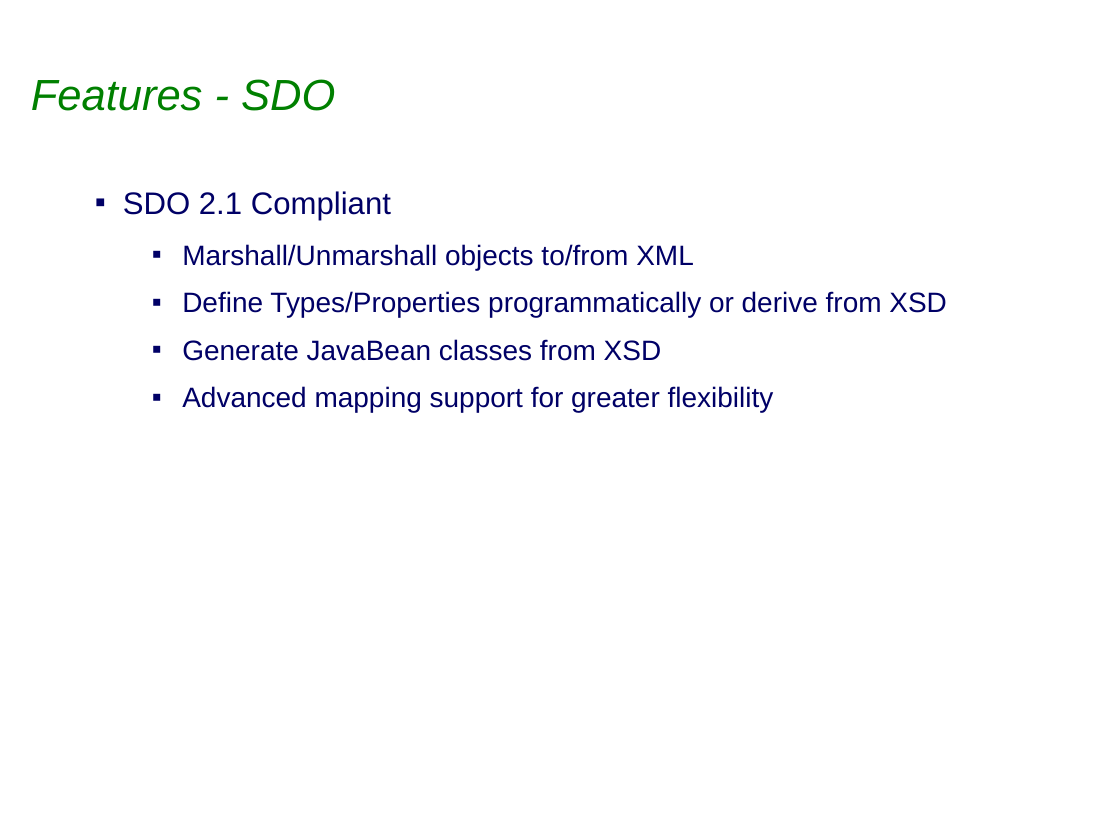
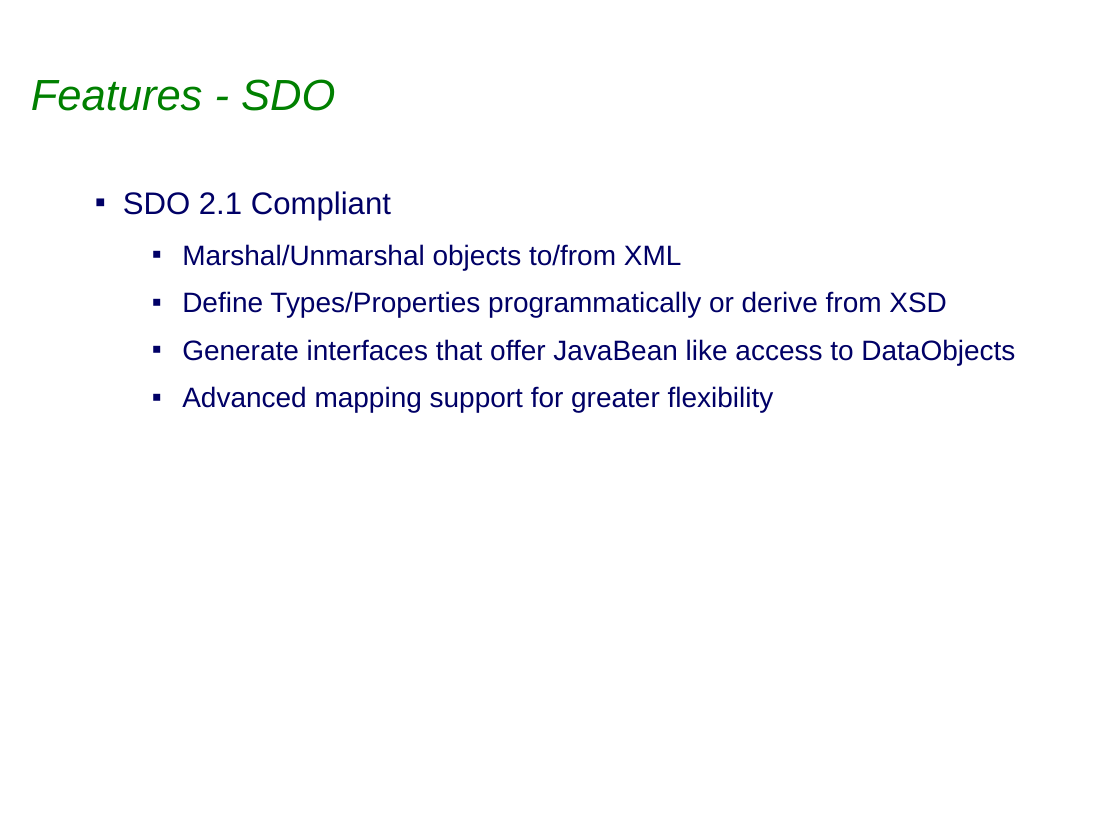
Before and after one commit to bfg-repo-cleaner-demos/eclipselink.runtime-bfg-strip-big-blobs, a slide deck: slide 13 of project-admin/Graduation_Release_Review.ppt. Drawn at 1120x840 pixels with LibreOffice and Linux fonts; fonts in the diff are those of the drawing; background and template pictures are left out. Boxes give left, top, right and bottom in pixels: in the first picture for what was removed or moved away, otherwise in the second. Text is boxed around its words. In the diff, an @@ line names an element or a change of style, - is before the commit and + after.

```diff
--- a/project-admin/Graduation_Release_Review.ppt
+++ b/project-admin/Graduation_Release_Review.ppt
@@ text at box(182, 244, 682, 270): text changed @@
-  ▪ Marshall/Unmarshall objects to/from XML
+  ▪ Marshal/Unmarshal objects to/from XML
@@ text at box(182, 339, 1015, 365): text changed @@
-  ▪ Generate JavaBean classes from XSD
+  ▪ Generate interfaces that offer JavaBean like access to DataObjects
```
Also in this commit, not shown: 4 other slides changed.
